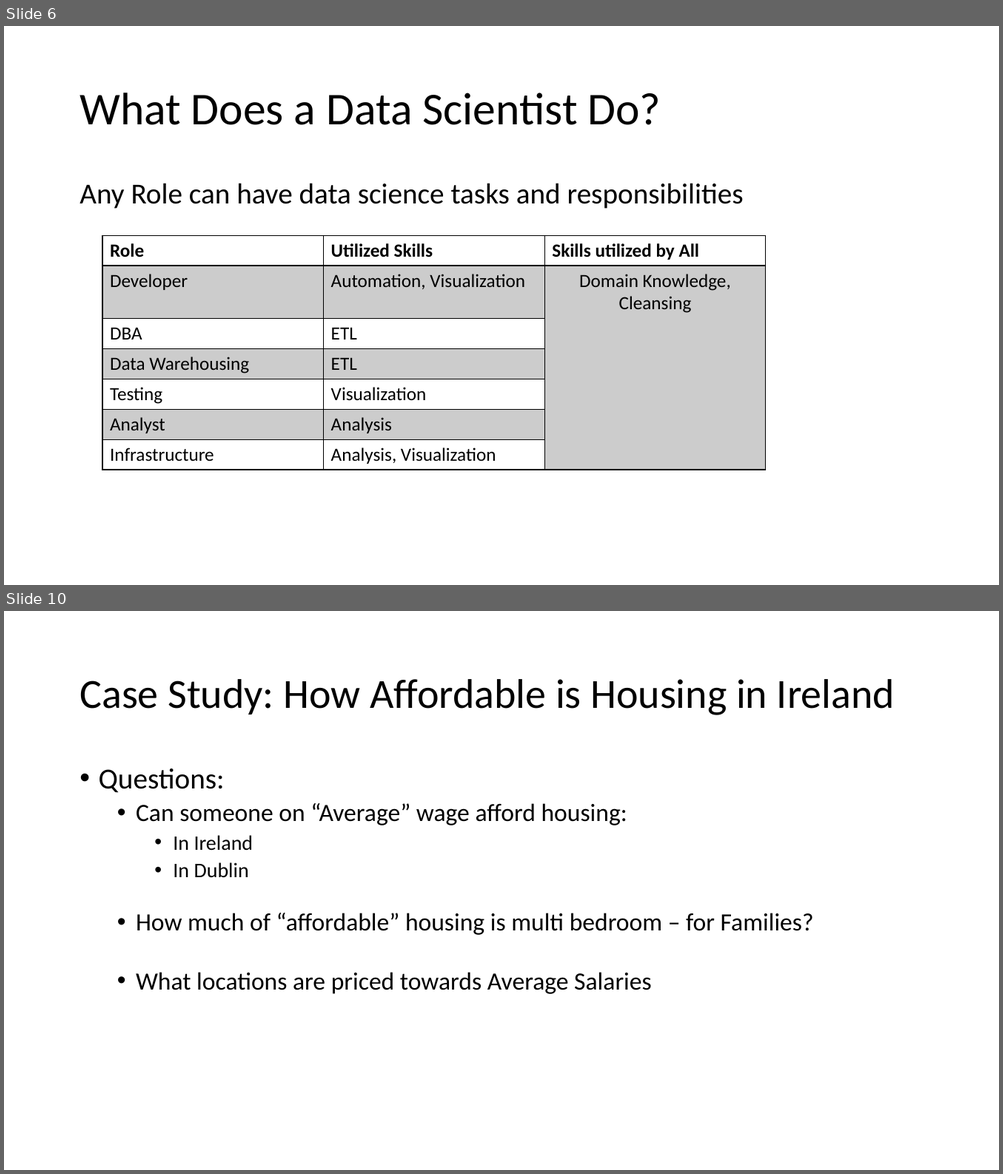
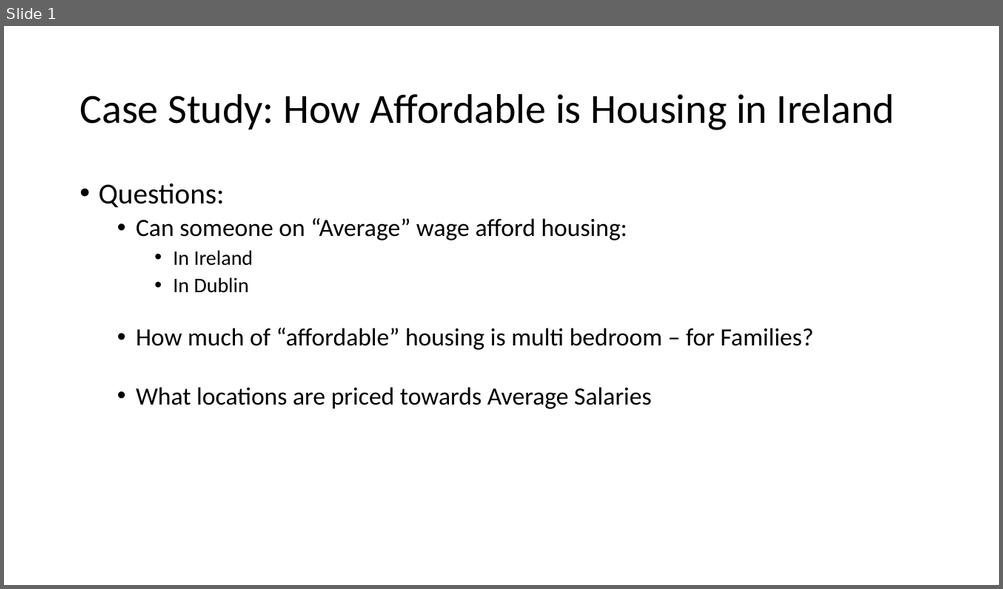
Before and after one commit to FintanGuihen/HousePriceScraper, a slide deck: Getting Started with Data Science.pptx. Shown one above the other, each under a label of ours: slides 6 and 10 before the commit, slide 1 after it; the slides between them are not shown. The pictures are 1003x1174 and 1003x589 pixels, drawn with LibreOffice and Linux fonts; fonts in the diff are those of the drawing. Boxes give left, top, right and bottom in pixels: in the first picture for what was removed or moved away, otherwise in the second. Text is boxed around its words. In the diff, an @@ line names an element or a change of style, - is before the commit and + after.

Commit message:
pptx updated

```diff
--- a/Getting Started with Data Science.pptx
+++ b/Getting Started with Data Science.pptx
@@ slide 6 removed at bbox=[4, 26, 999, 585], background #FFFFFF @@
@@ title removed at bbox=[79, 93, 661, 125] @@
-What Does a Data Scientist Do?
@@ text removed at bbox=[79, 183, 743, 209] @@
-Any Role can have data science tasks and responsibilities
@@ table removed at bbox=[102, 235, 765, 469], 7 rows, 3 columns @@
-Role | Utilized Skills | Skills utilized by All
-Developer | Automation, Visualization | Domain Knowledge, Cleansing
-DBA | ETL | 
-Data Warehousing | ETL | 
-Testing | Visualization | 
-Analyst | Analysis | 
-Infrastructure | Analysis, Visualization | 
@@ what was slide 10 is now slide 1 @@
```
Also in this commit, not shown: 13 other slides removed.
